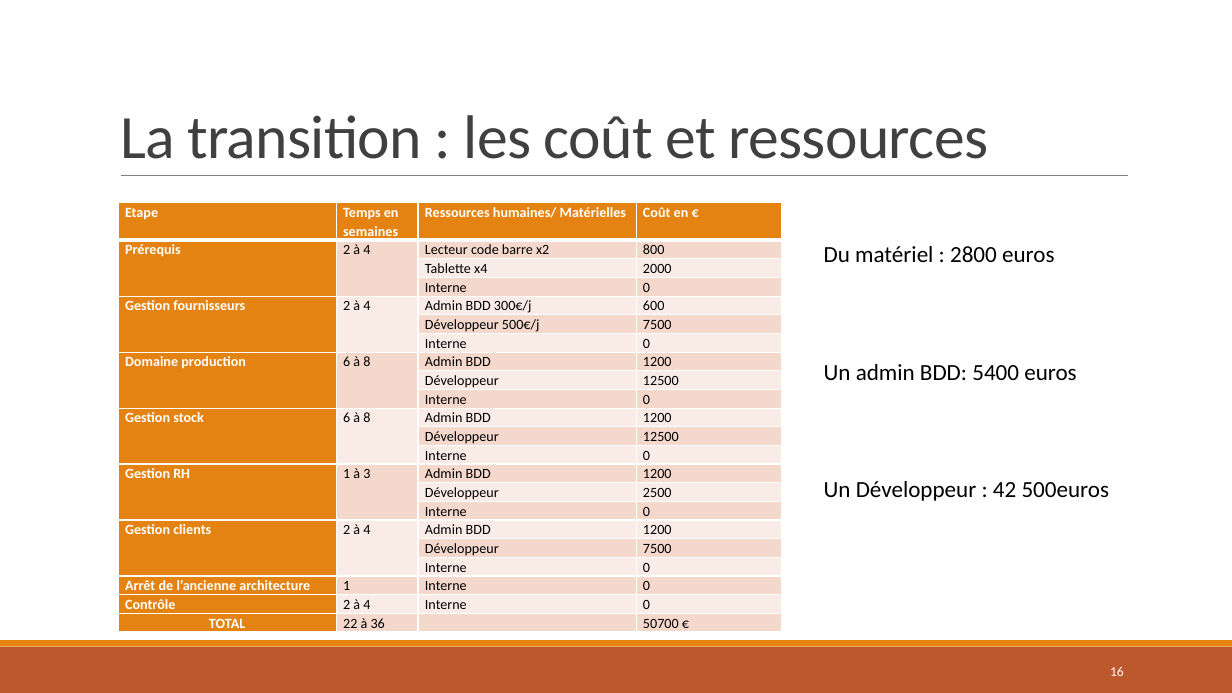
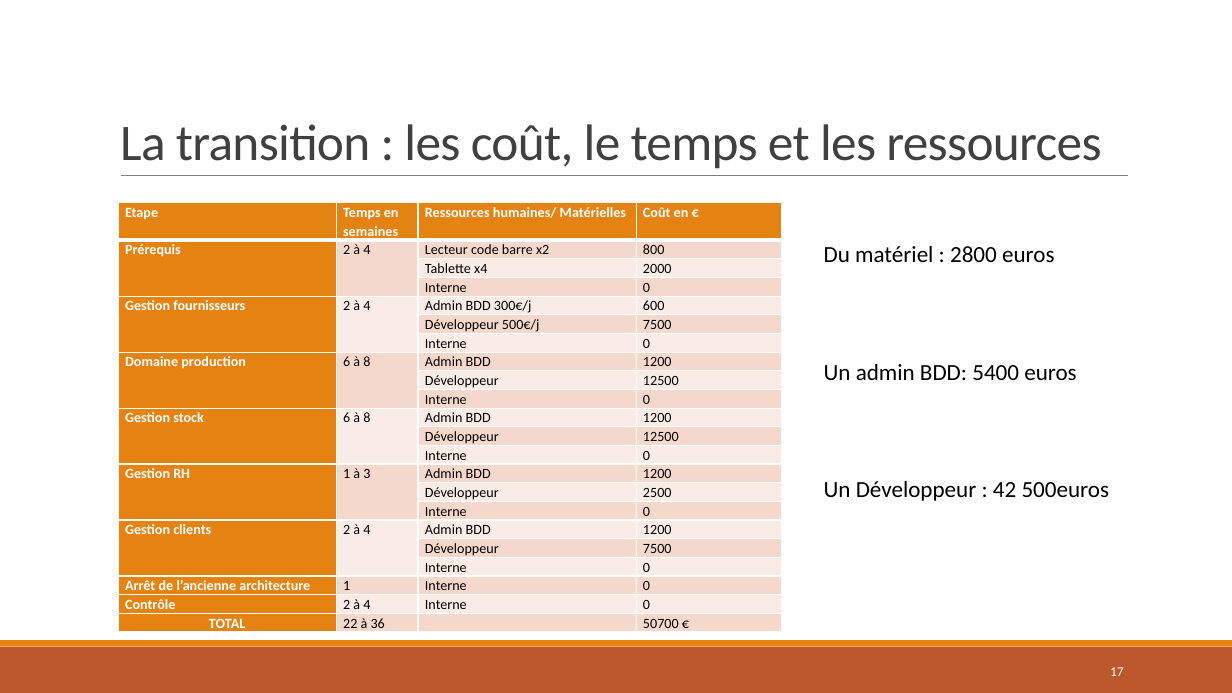
Before and after one commit to wilkill/P7-REP-AERO, a slide deck: slide 17 of Architecture/4 - Présentation/Présentation.pptx (slide 16 before the commit). Drawn at 1232x693 pixels with LibreOffice and Linux fonts; fonts in the diff are those of the drawing. Boxes give left, top, right and bottom in pixels: in the first picture for what was removed or moved away, otherwise in the second. Text is boxed around its words. In the diff, an @@ line names an element or a change of style, - is before the commit and + after.

```diff
--- a/Architecture/4 - Présentation/Présentation.pptx
+++ b/Architecture/4 - Présentation/Présentation.pptx
@@ title at (x1=120, y1=124, x2=1101, y2=169): text changed; size 48 to 40 pt @@
-La transition : les coût et ressources
+La transition : les coût, le temps et les ressources
@@ page number at (x1=1110, y1=667, x2=1124, y2=676): text changed @@
-16
+17
```
Also in this commit, not shown: 1 slide added.
